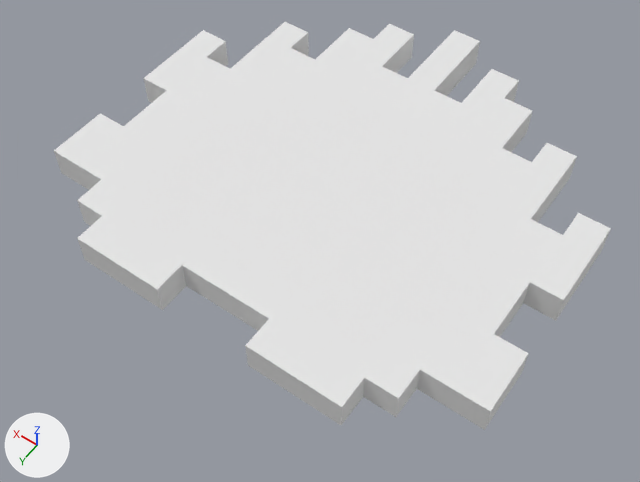
A saved change to the OBJ model Assets/Art/Models/Snirt/ModParts/NeckCrests/SnirtFrill6.obj.
Both versions are drawn from a 50 mm lens placed at (-0.146, 2.256, 2.153), pointed at (0.817, 0.908, 0.034). Lighting does not change. The marker at lower left points along +X, +Y and +Z. Where no turn or scale is listed for an object, it has been applied to the vertices. Vertices at the same position are counted once.

The first picture shows 'Untitled'.
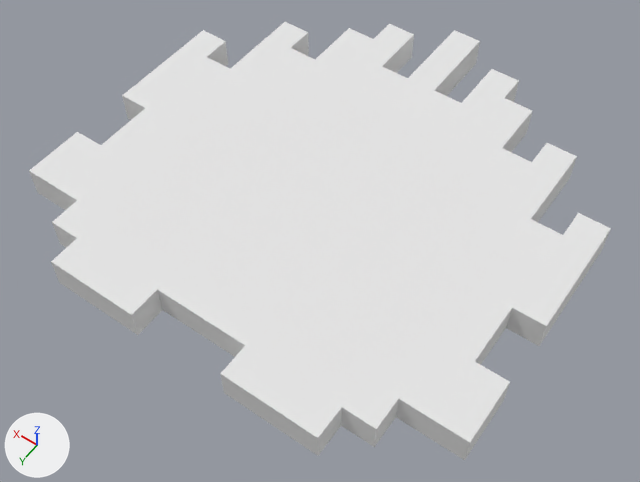
The newer file is also turned or shifted as a whole; pictures and numbers use the older file's frame.

Location of each change, [x1, y1, x2, y2] in pixels of the pictures (640 x 482 px; the box of a moved part takes in the faces that stretch with it):
```json
{"object": "Untitled", "change": "reshaped", "before": [54, 22, 611, 430], "after": [29, 22, 611, 460], "on screen": "7% taller"}
{"part": 1, "of": "me_untitled", "change": "moved or reshaped", "before": [54, 76, 567, 429], "after": [29, 76, 567, 445]}
```

Edits to the scene script, one JSON object a line:
```json
{"block": "me_untitled", "where": "me_untitled.from_pydata(...)  # 104 vertices, 204 faces; spans x 0.1..1.6, y 0.0..1.4, z 0.1..0.2"}
{"block": "me_untitled", "where": "# used by ob_untitled; location = (0.0, 0.0, 0.0)"}
{"block": "me_untitled", "change": "me_untitled part 1: all 44 vertices in x 0.1..1.6, y 0.8..1.4, z 0.1..0.2 are moved by (0.0, 0.1, 0.0)"}
```
